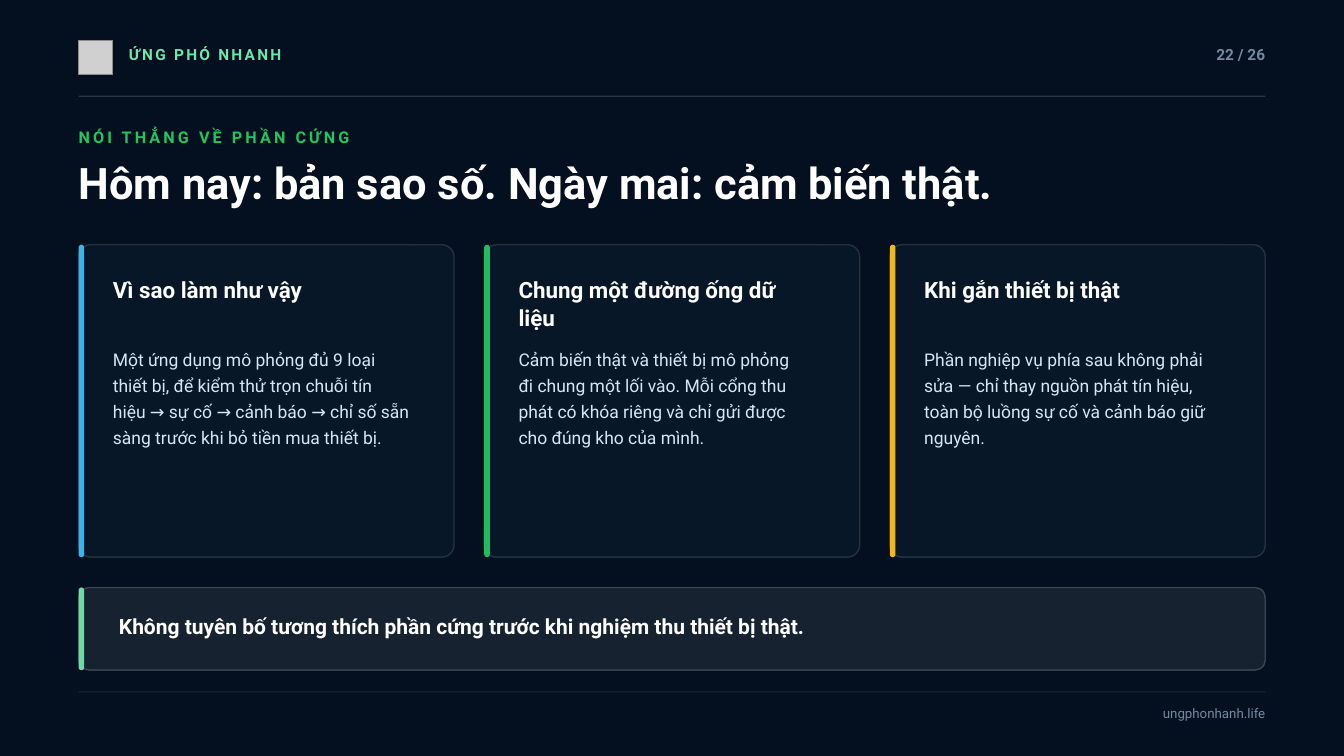
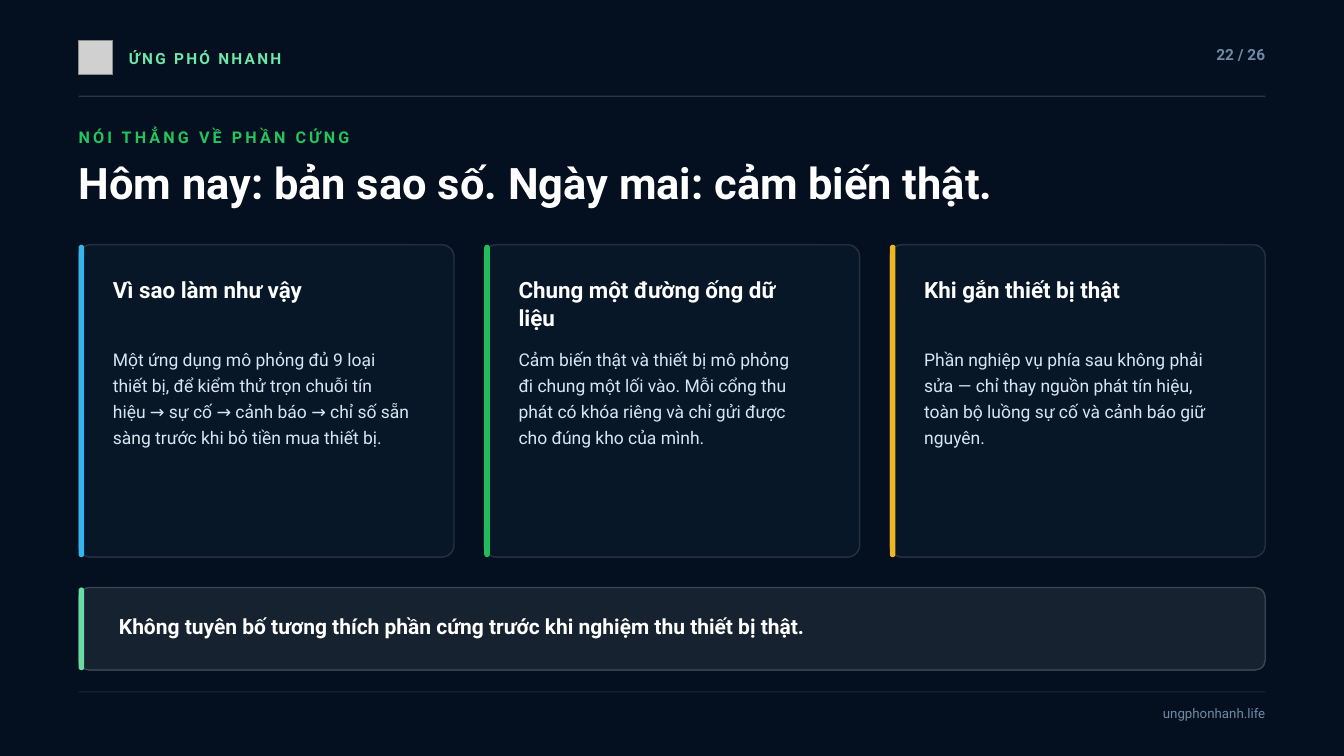
Before and after one commit to khoidev2001/safestock-x, a slide deck: slide 22 of slide-ung-pho-nhanh/Ung-Pho-Nhanh-Slide.pptx. Drawn at 1344x756 pixels with LibreOffice and Linux fonts; fonts in the diff are those of the drawing; grey boxes stand for pictures; background and template pictures are left out. Boxes give left, top, right and bottom in pixels: in the first picture for what was removed or moved away, otherwise in the second. Text is boxed around its words. In the diff, an @@ line names an element or a change of style, - is before the commit and + after.

```diff
--- a/slide-ung-pho-nhanh/Ung-Pho-Nhanh-Slide.pptx
+++ b/slide-ung-pho-nhanh/Ung-Pho-Nhanh-Slide.pptx
@@ text "ỨNG PHÓ NHANH": place and size @@
-text "ỨNG PHÓ NHANH" at [129,46,281,60]
+text "ỨNG PHÓ NHANH" at [129,50,281,64]
```
Also in this commit, not shown: 24 other slides changed, 9 other files.
